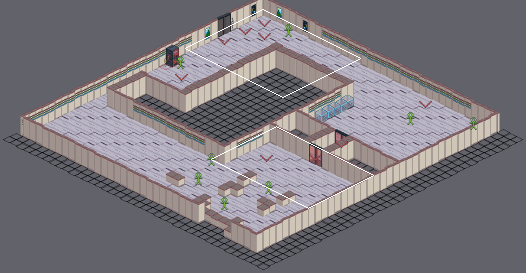
Level history. Tiled map: scratch/test2.tmx. Above, an overview of the earlier version with the close-up marked.
Close-up. Old version:
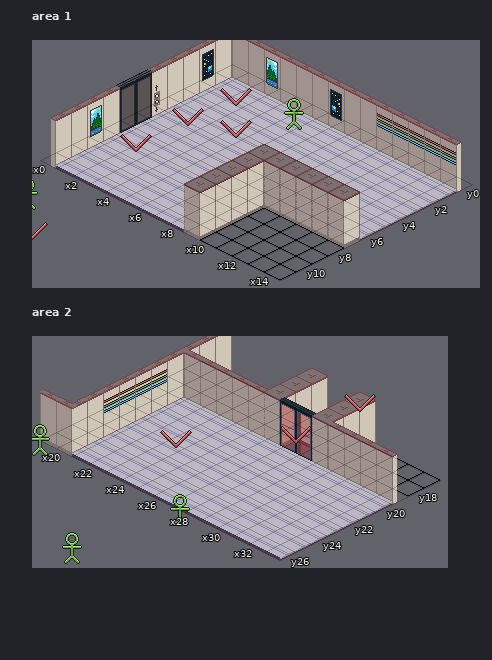
Cells are 32x16 px. Isometric: x runs down to the right, y down to the left. Shown: area 1 x 0..14, y 0..11; area 2 x 19..33, y 17..26.
Now the later version:
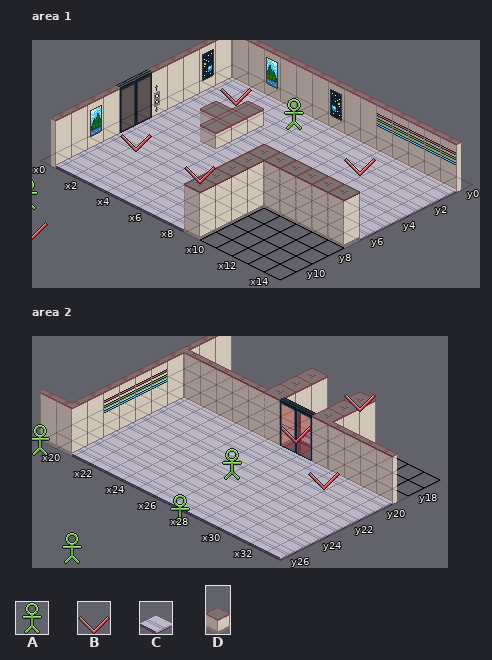
Key: from "control": A 0, B 1; from "floors": C 1; from "walls": D 16.
_ is an empty cell, . an unchanged one.
Objects are placed by the point they stand on, in cells (3,4 is the top-left corner of cell 3,4); size is 1x1 cell unless given.
The edit:
--- layer "Tiles", area 1
@@ x 3..4 @@
- 3 .C
- 4 CC
- 5 .C
+ 3 .D
+ 4 DD
+ 5 .D
--- layer "Objects", area 1
-B "MarkerWalkTest1" at 4.8,4.5 size 1x2
+B "MarkerWalkTest1" at 11,3 size 1x2
-B "MarkerWalkA" at 2.5,5.2 size 1x2
+B "MarkerWalkA" at 6.5,8.5 size 1x2
--- layer "Objects", area 2
-B "MarkerPlayer" at 23.8,23.2 size 1x2
+B "MarkerPlayer" at 31,21.2 size 1x2
+A "TutRobotRoamer1" at 27.5,23.5 size 1x2
Pixel boxes of the changes (left, top, right, bottom) in both close-ups:
changed: (172, 101, 264, 184)
new place: (344, 158, 376, 176)
old place: (160, 430, 192, 448)
added: (222, 448, 242, 480)
new place: (308, 472, 340, 490)
